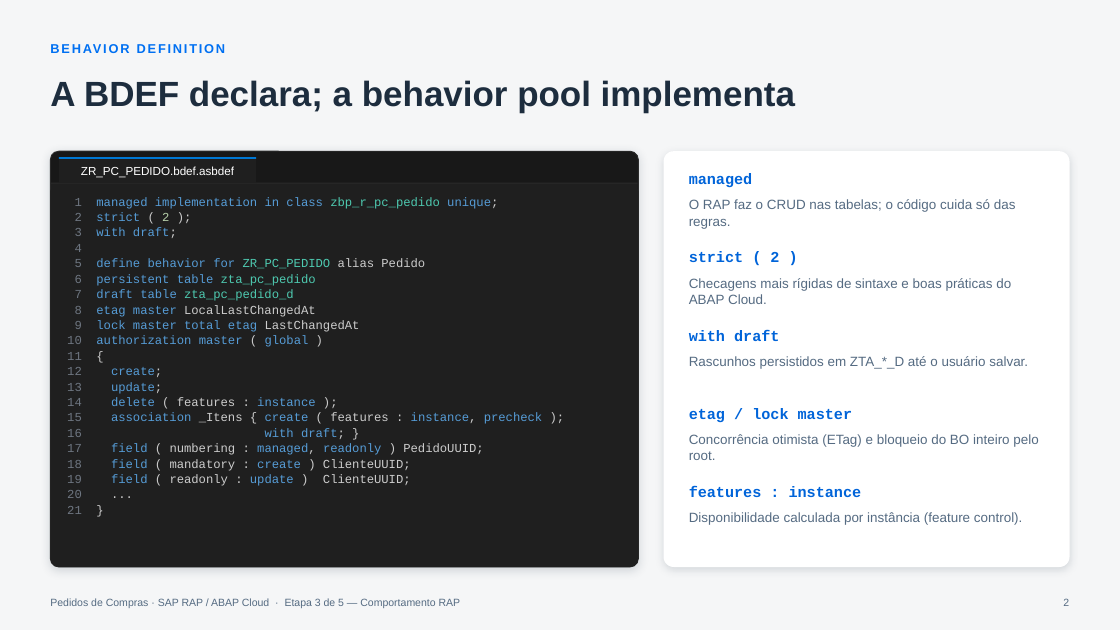
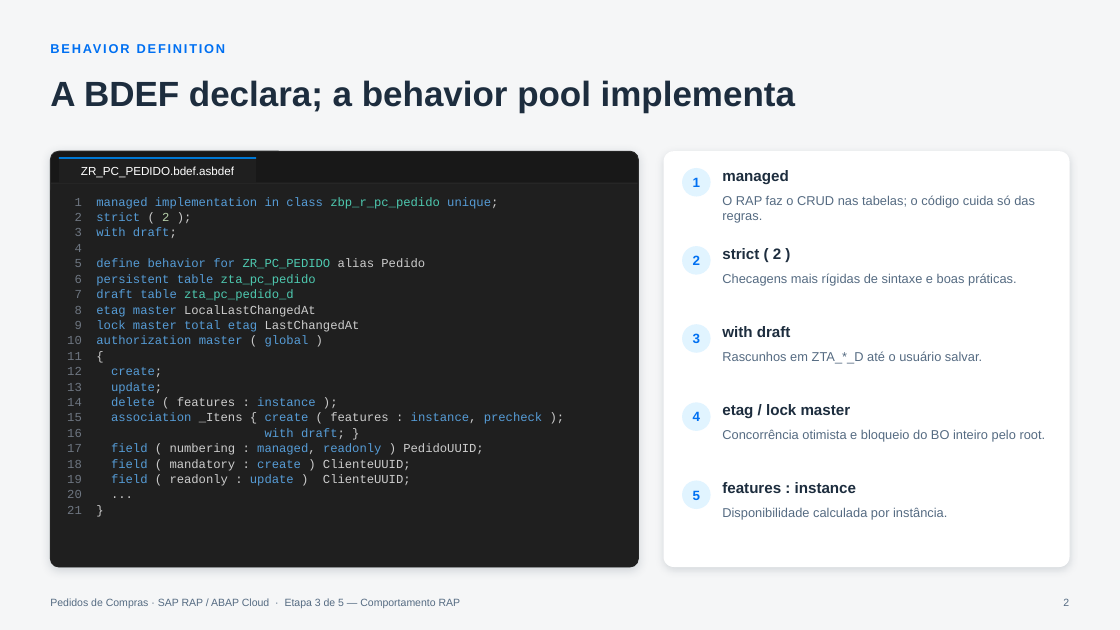
Before and after one commit to AdrianoBispo/sap-abap-rap-pedidos-de-compras-app, a slide deck: slide 2 of docs/apresentacoes/03-comportamento-rap.pptx. Drawn at 1120x630 pixels with LibreOffice and Linux fonts; fonts in the diff are those of the drawing. Boxes give left, top, right and bottom in pixels: in the first picture for what was removed or moved away, otherwise in the second. Text is boxed around its words. In the diff, an @@ line names an element or a change of style, - is before the commit and + after.

```diff
--- a/docs/apresentacoes/03-comportamento-rap.pptx
+++ b/docs/apresentacoes/03-comportamento-rap.pptx
@@ ellipse added at bbox=[682, 168, 711, 197], fill #E1F4FF, 11.5 pt, text #0070F2, bold @@
+1
@@ text "managed": place and size @@
-text "managed" at bbox=[689, 173, 753, 188]
+text "managed" at bbox=[722, 170, 788, 184]
@@ text "O RAP faz o CRUD ...": place and size @@
-text "O RAP faz o CRUD ..." at bbox=[689, 199, 1016, 229]
+text "O RAP faz o CRUD ..." at bbox=[722, 195, 1035, 223]
@@ text "O RAP faz o CRUD ..." at bbox=[722, 195, 1035, 223]: size 11.5 to 11 pt @@
@@ ellipse added at bbox=[682, 246, 711, 275], fill #E1F4FF, 11.5 pt, text #0070F2, bold @@
+2
@@ text "strict ( 2 )": place and size @@
-text "strict ( 2 )" at bbox=[689, 251, 779, 262]
+text "strict ( 2 )" at bbox=[722, 248, 781, 259]
@@ text at bbox=[722, 273, 1017, 286]: text changed; size 11.5 to 11 pt @@
-Checagens mais rígidas de sintaxe e boas práticas do ABAP Cloud.
+Checagens mais rígidas de sintaxe e boas práticas.
@@ ellipse added at bbox=[682, 324, 711, 353], fill #E1F4FF, 11.5 pt, text #0070F2, bold @@
+3
@@ text "with draft": place and size @@
-text "with draft" at bbox=[689, 329, 779, 341]
+text "with draft" at bbox=[722, 326, 791, 337]
@@ text at bbox=[722, 351, 982, 364]: text changed; size 11.5 to 11 pt @@
-Rascunhos persistidos em ZTA_*_D até o usuário salvar.
+Rascunhos em ZTA_*_D até o usuário salvar.
@@ ellipse added at bbox=[682, 402, 711, 431], fill #E1F4FF, 11.5 pt, text #0070F2, bold @@
+4
@@ text "etag / lock master": place and size @@
-text "etag / lock master" at bbox=[689, 408, 853, 423]
+text "etag / lock master" at bbox=[722, 404, 851, 418]
@@ text at bbox=[722, 429, 1046, 442]: text changed; size 11.5 to 11 pt @@
-Concorrência otimista (ETag) e bloqueio do BO inteiro pelo root.
+Concorrência otimista e bloqueio do BO inteiro pelo root.
@@ font Courier New to Arial, text colour #0064D9 to #1D2D3E in 5 elements at bbox=[722, 170, 788, 184], bbox=[722, 248, 781, 259], bbox=[722, 326, 791, 337], bbox=[722, 404, 851, 418], bbox=[722, 482, 856, 493] @@
@@ text "features : instance": place and size @@
-text "features : instance" at bbox=[689, 486, 862, 497]
+text "features : instance" at bbox=[722, 482, 856, 493]
@@ ellipse added at bbox=[682, 481, 711, 509], fill #E1F4FF, 11.5 pt, text #0070F2, bold @@
+5
@@ text at bbox=[722, 507, 947, 520]: text changed; size 11.5 to 11 pt @@
-Disponibilidade calculada por instância (feature control).
+Disponibilidade calculada por instância.
```
Also in this commit, not shown: 10 other slides changed, 27 slides added, 1 slide removed.
